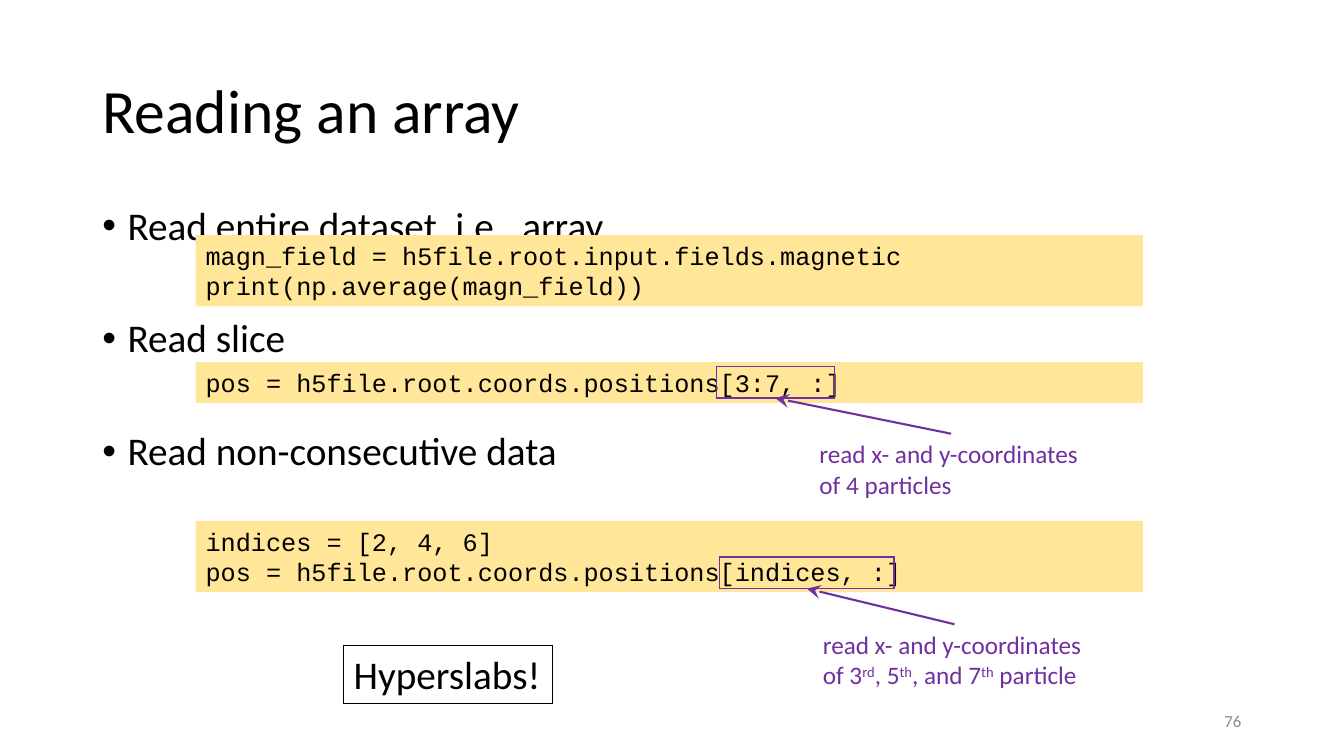
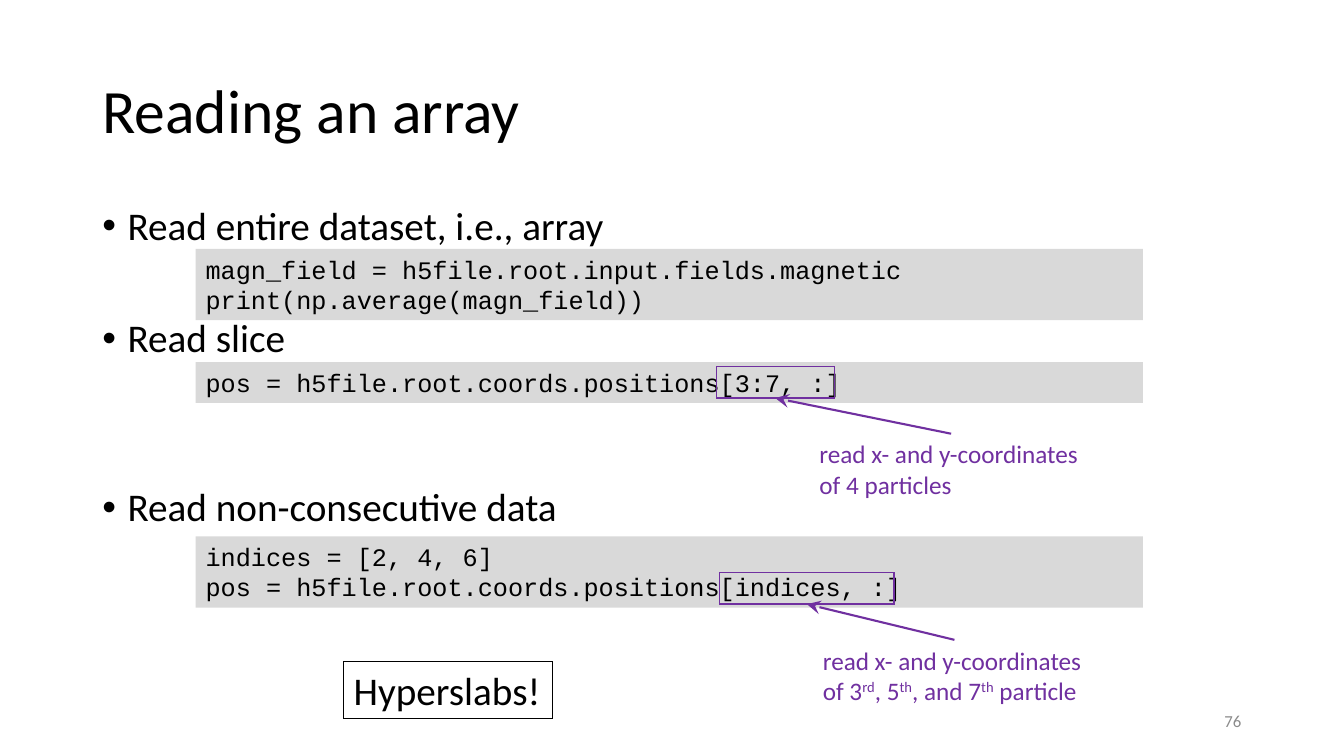
Before and after one commit to gjbex/Scientific-Python, a slide deck: slide 76 of scientific_python.pptx. Drawn at 1344x756 pixels with LibreOffice and Linux fonts; fonts in the diff are those of the drawing. Boxes give left, top, right and bottom in pixels: in the first picture for what was removed or moved away, otherwise in the second. Text is boxed around its words. In the diff, an @@ line names an element or a change of style, - is before the commit and + after.

Commit message:
Fix formatting HDF5 section

```diff
--- a/scientific_python.pptx
+++ b/scientific_python.pptx
@@ text "Read entire dataset, i.e., array" rewrapped from [128, 207, 603, 466] to [128, 212, 603, 522] @@
@@ fill #FFE699 to #D9D9D9 in 3 elements at [196, 362, 1143, 402], [196, 249, 1143, 321], [196, 536, 1143, 608] @@
@@ 4 rectangles, 1 text, 1 arrow: place and size @@
-4 rectangles, 1 text, 1 arrow at [196, 235, 1143, 704]
+4 rectangles, 1 text, 1 arrow at [196, 249, 1143, 719]
```
Also in this commit, not shown: 13 other slides changed.
